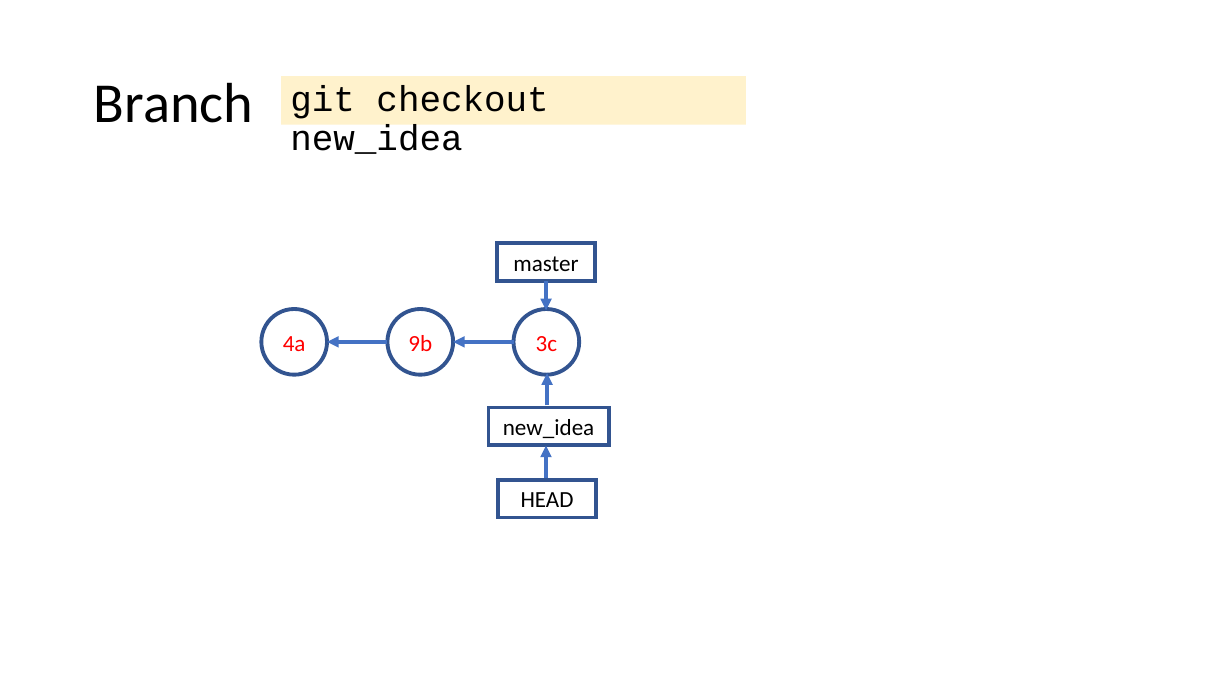
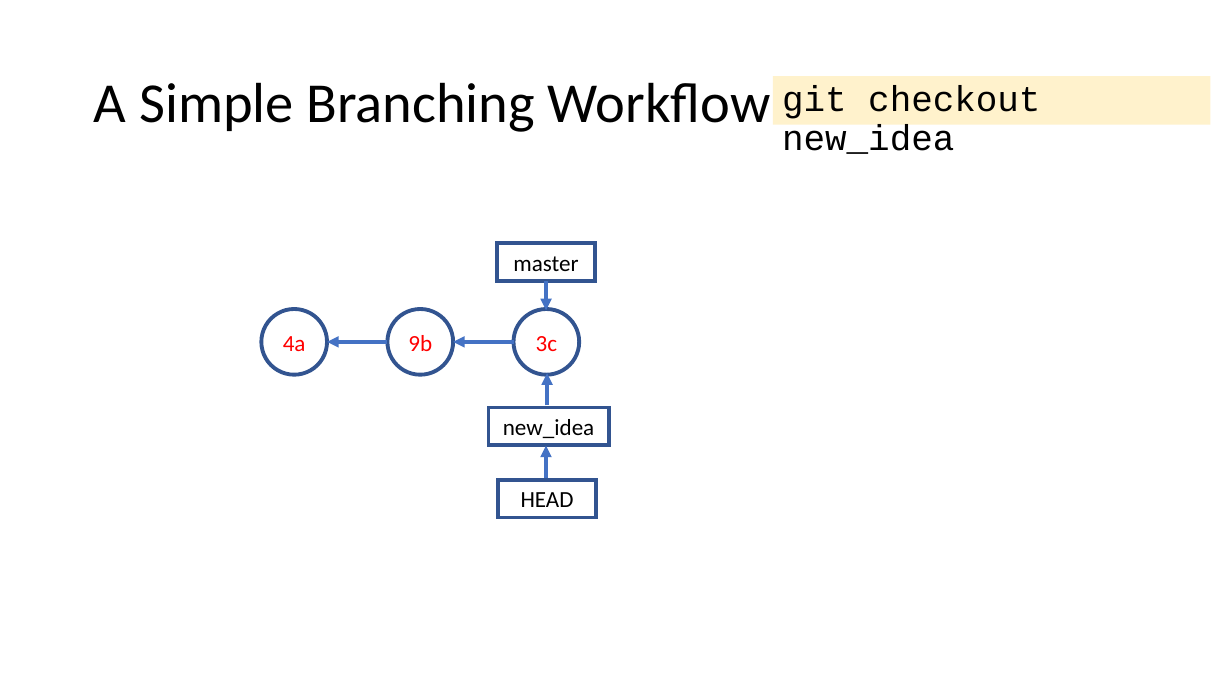
Before and after one commit to tdmdal/git-workshop, a slide deck: slide 35 of git_intro.pptx (slide 22 before the commit). Drawn at 1232x693 pixels with LibreOffice and Linux fonts; fonts in the diff are those of the drawing. Boxes give left, top, right and bottom in pixels: in the first picture for what was removed or moved away, otherwise in the second. Text is boxed around its words. In the diff, an @@ line names an element or a change of style, - is before the commit and + after.

Commit message:
rearranged slides based on dry run feedback

```diff
--- a/git_intro.pptx
+++ b/git_intro.pptx
@@ title at [94,82,771,132]: text changed @@
-Branch
+A Simple Branching Workflow
@@ rectangle "git checkout new_idea": place and size @@
-rectangle "git checkout new_idea" at [281,76,746,125]
+rectangle "git checkout new_idea" at [774,76,1211,125]
```
Also in this commit, not shown: 18 other slides changed, 4 slides added, 1 slide removed, 2 other files.
